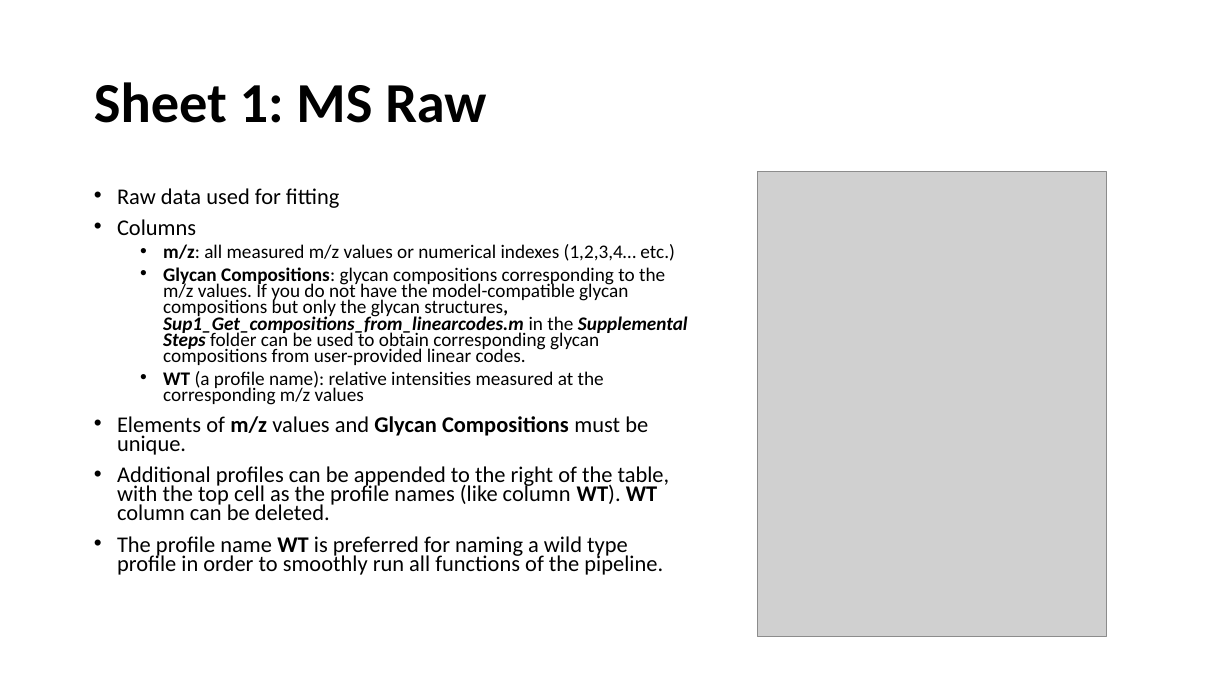
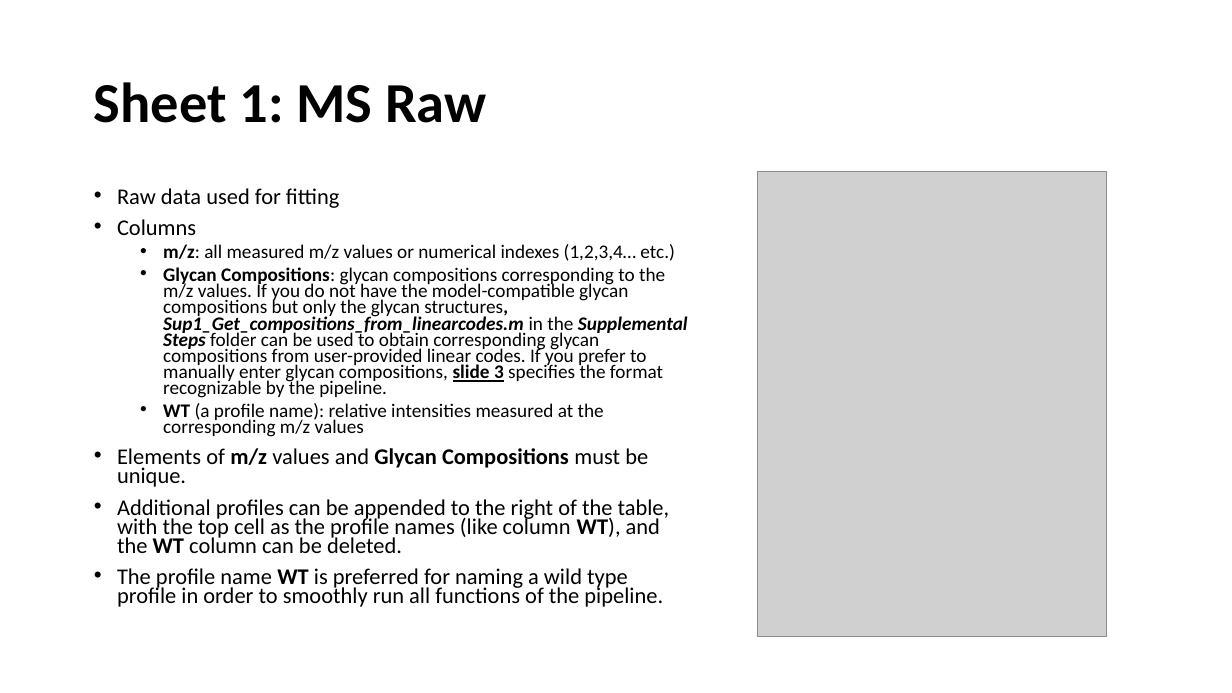
Before and after one commit to LewisLabUCSD/N-Glycosylation-Markov-Models, a slide deck: slide 2 of Step0_Data_Preprocessing.pptx. Drawn at 1232x693 pixels with LibreOffice and Linux fonts; fonts in the diff are those of the drawing; grey boxes stand for pictures. Boxes give left, top, right and bottom in pixels: in the first picture for what was removed or moved away, otherwise in the second. Text is boxed around its words. In the diff, an @@ line names an element or a change of style, - is before the commit and + after.

```diff
--- a/Step0_Data_Preprocessing.pptx
+++ b/Step0_Data_Preprocessing.pptx
@@ text at (163, 267, 688, 398): text changed @@
-  • Glycan Compositions: glycan compositions corresponding to the m/z values. If you do not have the model-compatible glycan compositions but only the glycan structures, Sup1_Get_compositions_from_linearcodes.m in the Supplemental Steps folder can be used to obtain corresponding glycan compositions from user-provided linear codes.
+  • Glycan Compositions: glycan compositions corresponding to the m/z values. If you do not have the model-compatible glycan compositions but only the glycan structures, Sup1_Get_compositions_from_linearcodes.m in the Supplemental Steps folder can be used to obtain corresponding glycan compositions from user-provided linear codes. If you prefer to manually enter glycan compositions, slide 3 specifies the format recognizable by the pipeline.
@@ text at (117, 499, 670, 553): text changed @@
-• Additional profiles can be appended to the right of the table, with the top cell as the profile names (like column WT). WT column can be deleted.
+• Additional profiles can be appended to the right of the table, with the top cell as the profile names (like column WT), and the WT column can be deleted.
```
Also in this commit, not shown: 2 other slides changed, 1 slide removed, 34 other files.
